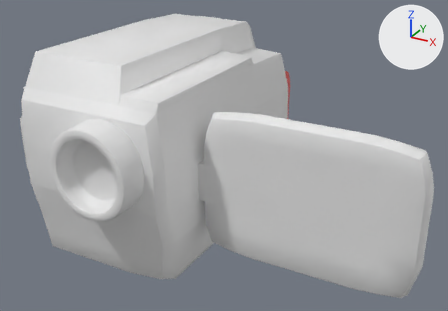
Two versions of the FBX model Assets/Models/HG_Models/CamCorderNew.fbx, one commit apart.
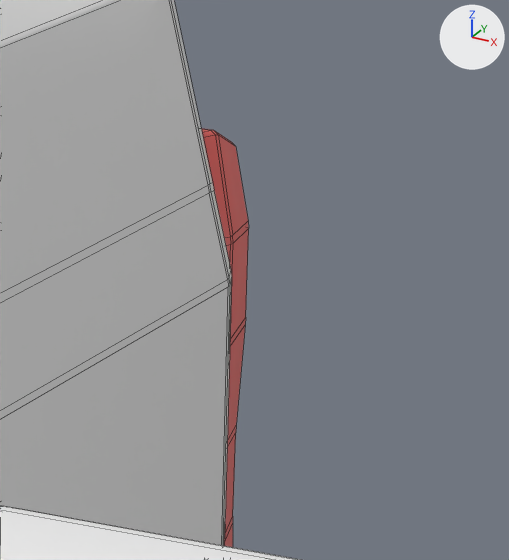
Each version appears first whole from a 50 mm camera at (3.18, -5.71, 0.61) aimed at (0.27, -0.42, -2.04), and next in a close-up on the part from 58% to 72% of the width and 18% to 39% of the height. The lights are fixed; the arrows at upper right show +X, +Y and +Z. The older version's two pictures come first. The close-ups show mesh edges as thin lines. Where no turn or scale is listed for an object, it has been applied to the vertices.

Script lines for the objects in view, before the commit:
```python
me_cube_004 = bpy.data.meshes.new('Cube.004')
me_cube_004.from_pydata(...)  # 2604 vertices, 2540 faces; spans x -1.14..2.86, y -3.26..0.25, z -0.28..1.96
# faces by material slot: [2273, 267]
me_cube_004.materials.append(mat_base)  # white #e7e7e7
me_cube_004.materials.append(mat_cartridge)  # red #e75f59
ob_cube = bpy.data.objects.new('Cube', me_cube_004)
ob_cube.location = (-0.352, 1.243, -2.825)
```
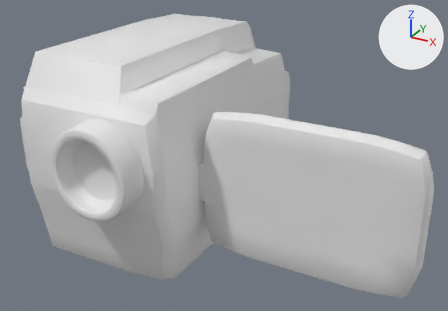
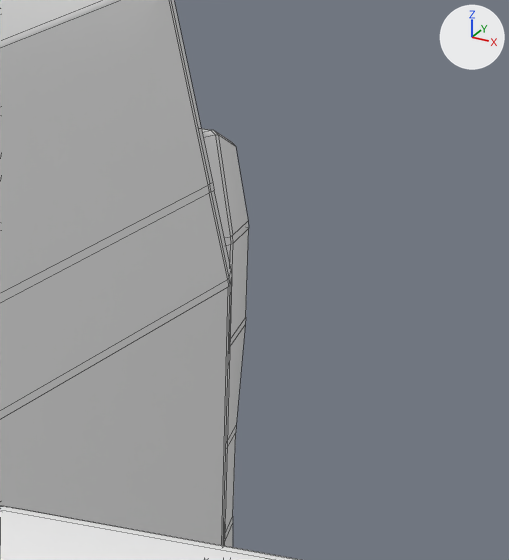
Where the change shows, as pixel boxes [x1, y1, x2, y2] in the close-ups (509 x 560 px):
part 1 of me_cube_004, recoloured (red to white)
    both: [201, 128, 249, 547]

Diff of the bpy script that builds the scene:
```diff
--- a/Assets/Models/HG_Models/CamCorderNew.fbx.py
+++ b/Assets/Models/HG_Models/CamCorderNew.fbx.py
@@ me_cube_004 @@
 me_cube_004.from_pydata(...)  # 2604 vertices, 2540 faces; spans x -1.14..2.86, y -3.26..0.25, z -0.28..1.96
 # used by ob_cube; location = (-0.352, 1.243, -2.825)
+# me_cube_004 part 1: all 267 faces that had it switch from mat_cartridge (red #e75f59) to mat_base (white #e7e7e7)
```
